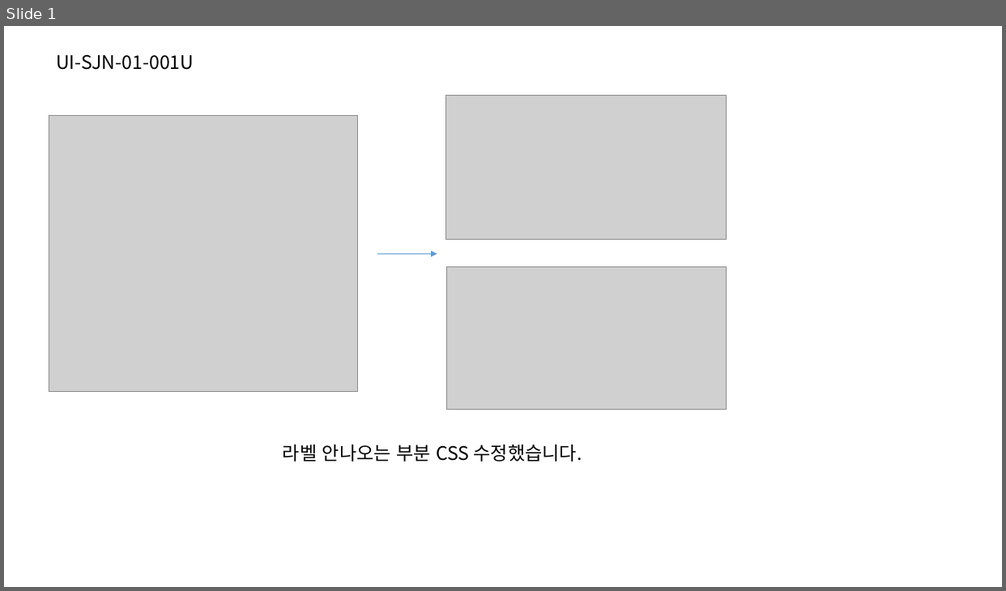
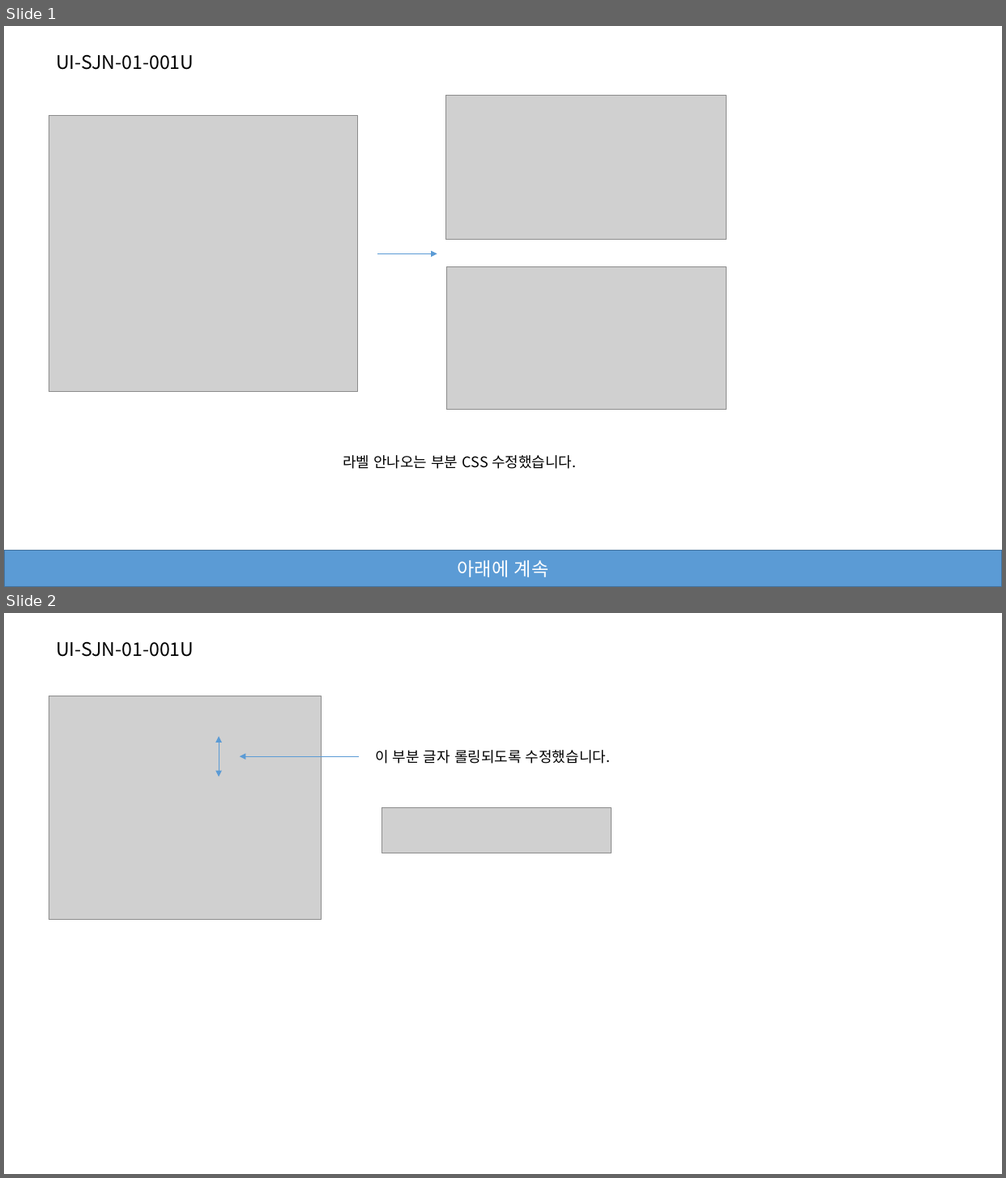
Before and after one commit to jeoungGyy/sejong, a slide deck: ppt/03-18.pptx. Shown one above the other, each under a label of ours: slide 1 before the commit, slides 1 and 2 after it. The pictures are 1006x591 and 1006x1178 pixels, drawn with LibreOffice and Linux fonts; fonts in the diff are those of the drawing; grey boxes stand for pictures. Boxes give left, top, right and bottom in pixels: in the first picture for what was removed or moved away, otherwise in the second. Text is boxed around its words. In the diff, an @@ line names an element or a change of style, - is before the commit and + after.

Commit message:
03-18.pptx 수정

```diff
--- a/ppt/03-18.pptx
+++ b/ppt/03-18.pptx
@@ slide 2 added at (4, 613, 1002, 1174), background #FFFFFF @@
@@ text added at (56, 641, 194, 657), 18 pt, text #000000 @@
+UI-SJN-01-001U
@@ picture added at (49, 696, 322, 920) @@
@@ double arrow added from (219, 736) to (219, 777), #5B9BD5 0.5 pt @@
@@ arrow added from (360, 756) to (240, 756), #5B9BD5 0.5 pt @@
@@ text added at (375, 750, 611, 764), 14 pt, text #000000 @@
+이 부분 글자 롤링되도록 수정했습니다.
@@ picture added at (382, 807, 612, 853) @@
@@ slide 1 changed as well @@
@@ text "라벨 안나오는 부분 CSS 수정했습니다.": place and size @@
-text "라벨 안나오는 부분 CSS 수정했습니다." at (283, 445, 582, 462)
+text "라벨 안나오는 부분 CSS 수정했습니다." at (343, 455, 576, 469)
@@ text "라벨 안나오는 부분 CSS 수정했습니다." at (343, 455, 576, 469): size 18 to 14 pt @@
@@ rectangle added at (4, 551, 1002, 587), fill #5B9BD5, outline #43739E 1 pt, 18 pt, text #FFFFFF @@
+아래에 계속
```
Also in this commit, not shown: 3 other slides added, 1 slide removed, 6 other files.
